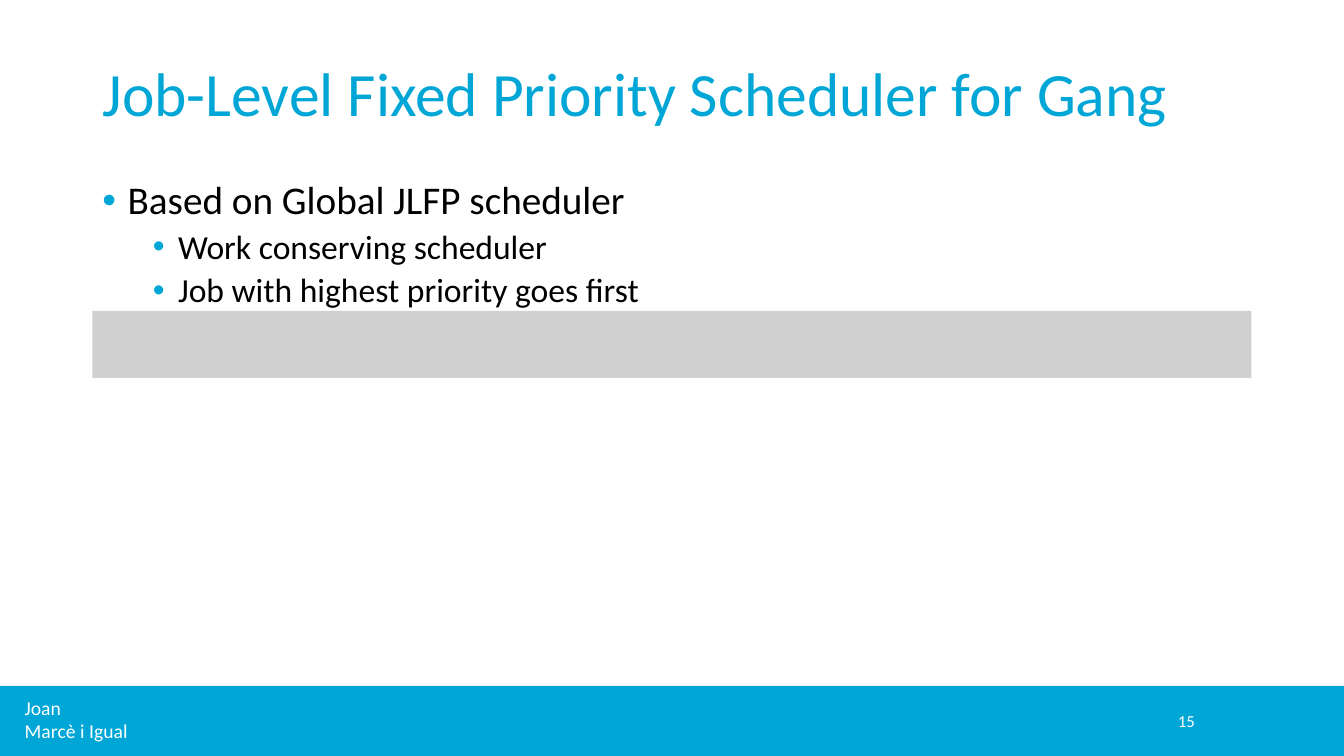
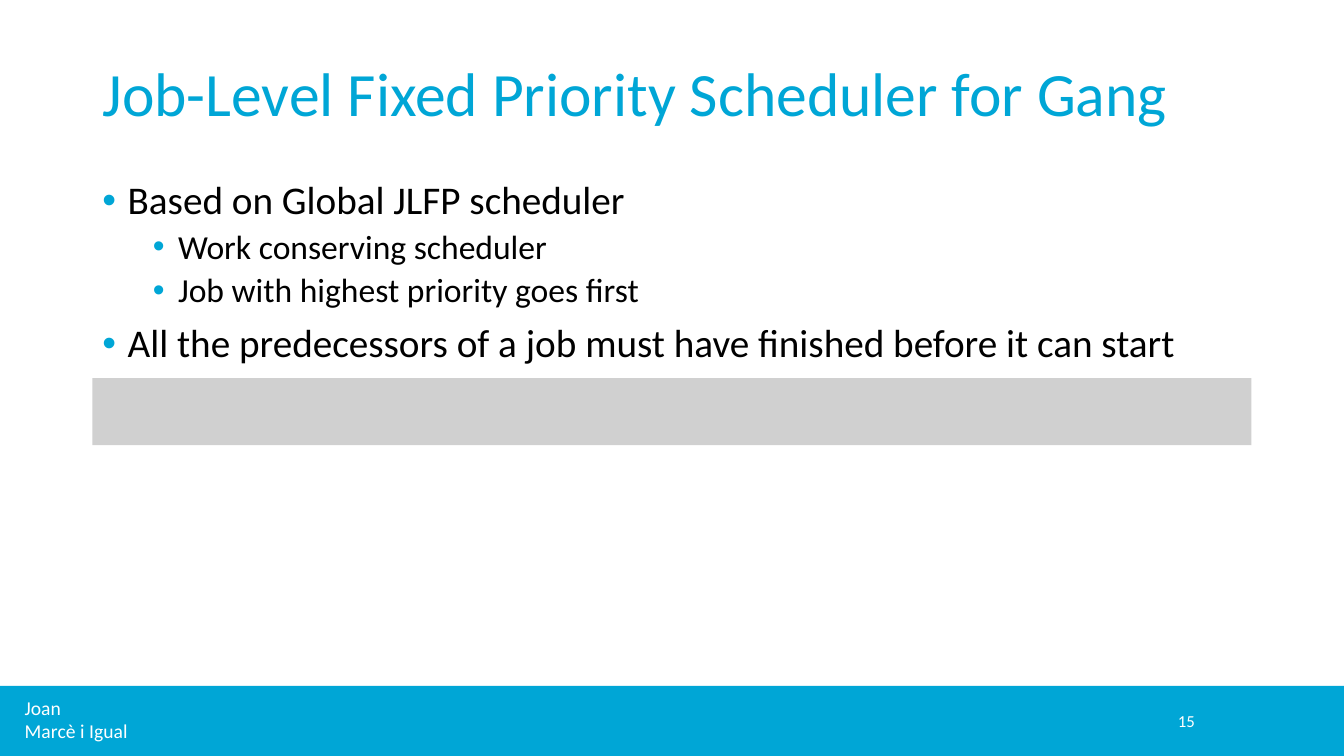
Before and after one commit to jmigual/APATeoria, a slide deck: slide 15 of Notes/TFM_presentations/midterm/midterm.pptx. Drawn at 1344x756 pixels with LibreOffice and Linux fonts; fonts in the diff are those of the drawing; grey boxes stand for pictures; background and template pictures are left out. Boxes give left, top, right and bottom in pixels: in the first picture for what was removed or moved away, otherwise in the second. Text is boxed around its words. In the diff, an @@ line names an element or a change of style, - is before the commit and + after.

```diff
--- a/Notes/TFM_presentations/midterm/midterm.pptx
+++ b/Notes/TFM_presentations/midterm/midterm.pptx
@@ picture removed at box(93, 311, 1252, 378) @@
@@ text at box(128, 329, 1174, 364): paragraph added @@
+• All the predecessors of a job must have finished before it can start
@@ picture added at box(93, 378, 1252, 446) @@
```
Also in this commit, not shown: 3 other slides changed, 3 slides added, 5 slides removed, 3 other files.
